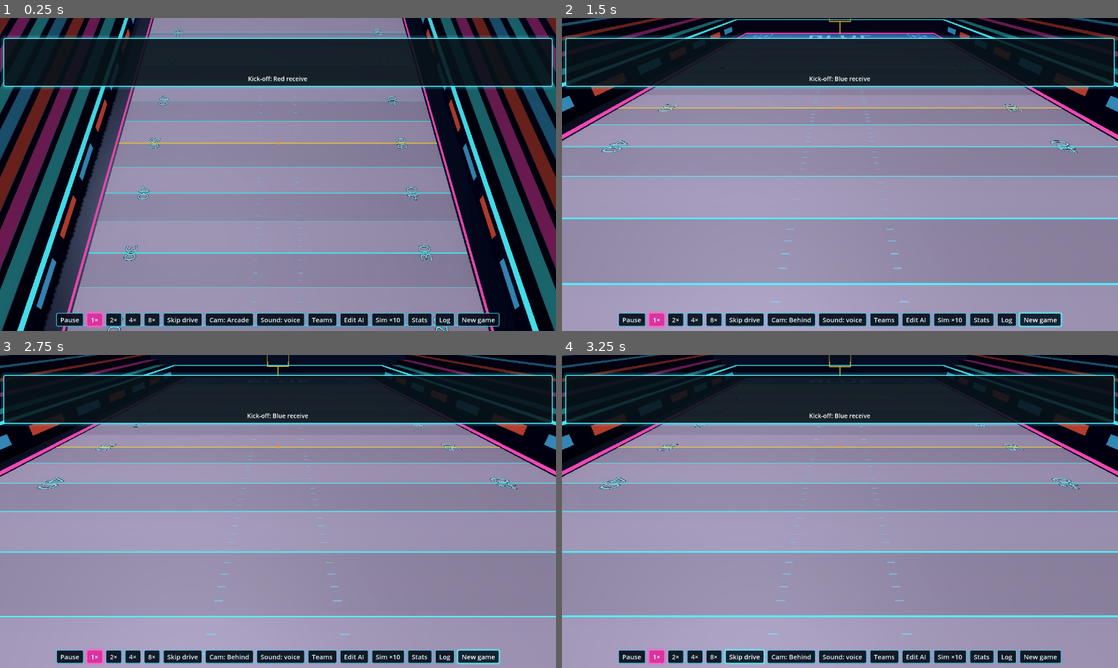
Above: before the commit, frames 1-4 (two rows, left to right).
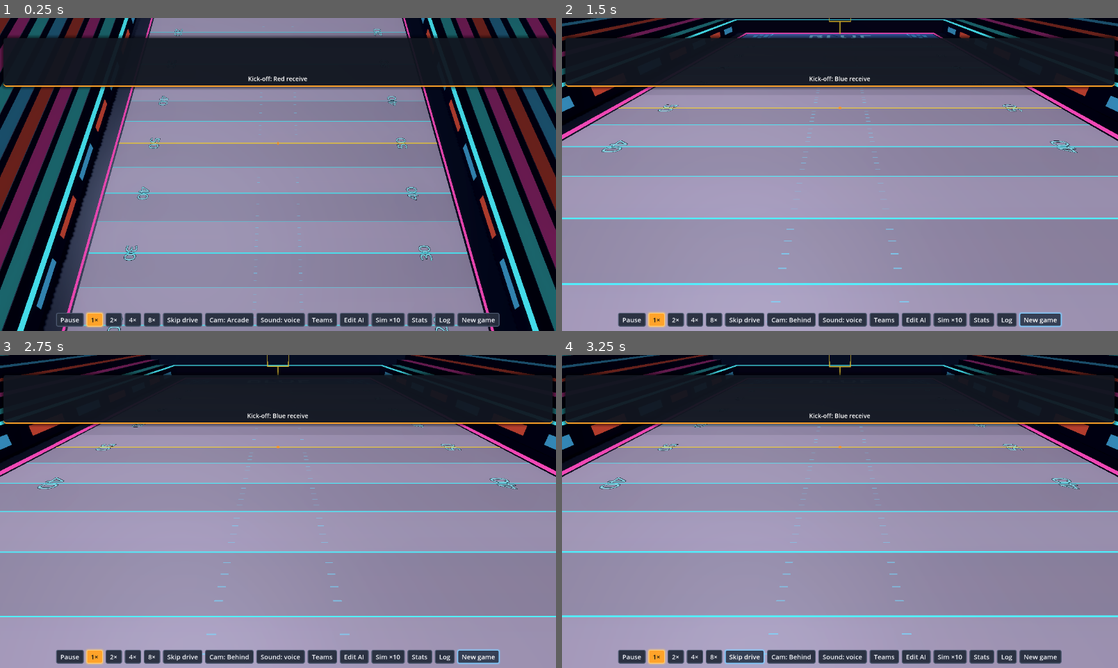
Above: after the commit, the same moments.

Repository: nathandunn/gridiron-bots
Game: Godot game, scene res://scenes/Main.tscn
The game is run twice, just before and just after one commit, with the same random seed, the same clock (stepped at 60 frames per second) and the same inputs.
Inputs:
- Up to frame 1 (0.25 s): no input
- Up to frame 2 (1.5 s): click "Cam: Arcade" at 0.5 s; click "New game" at 1.25 s
- Up to frame 3 (2.75 s): click "New game" at 2 s
- Up to frame 4 (3.25 s): click "Skip drive" at 2.75 s

The runs differ from the first frame. In frame 1, 5.4% of the frame differs, in the area x 0-100%, y 5-99%; in frame 2, 5.4%; in frame 3, 5.4%; in frame 4, 5.4%.
Error in both runs: Out of bounds get index '0' (on base: 'Array') (res://scripts/team.gd:14)

Commit message:
A stadium-broadcast palette for the interface: slate panels, amber accent, sky-blue headings
Co-Authored-By: Claude Opus 5.5 <noreply@anthropic.com>
Claude-Session: https://claude.ai/code/session_01HmE9FLbeVRN99oMBHaGgc2

Diff:
--- a/scripts/hud.gd
+++ b/scripts/hud.gd
@@ -38,9 +38,13 @@
 var _ed_words_box: HFlowContainer
 var _ed_example: Label
 
-const CYAN := Color(0.35, 0.95, 1.0)
-const MAGENTA := Color(1.0, 0.38, 0.8)
-const YELLOW := Color(1.0, 0.88, 0.3)
+## The interface palette: a stadium broadcast look - dark slate panels, stadium-light amber for
+## what matters (titles, the selected choice), sky blue for headings, gold for highlights. (The
+## names are kept from the first neon palette so nothing else has to change.)
+const CYAN := Color(0.5, 0.8, 1.0)          # headings, information
+const MAGENTA := Color(1.0, 0.64, 0.16)     # the accent: titles, selected, the coach's pick
+const YELLOW := Color(1.0, 0.86, 0.36)      # highlights
+const INK := Color(0.08, 0.07, 0.06)        # text on the accent
 const KIND_LABEL := {"coach": "Coaches", "play": "Plays", "ai": "Position brains"}
 const PLAY_HELP := """Assignments, one line per position (OL, WR, DL, LB, CB, S set the whole group):
 QB: pass drop 3|5|7 read WR1 WR2 ... · play action drop 7 read ... · handoff · run sneak
@@ -73,7 +77,7 @@
 	_toast.autowrap_mode = TextServer.AUTOWRAP_OFF
 	_toast.add_theme_font_size_override("font_size", fs + 22)
 	_toast.add_theme_color_override("font_color", YELLOW)
-	_toast.add_theme_color_override("font_outline_color", MAGENTA)
+	_toast.add_theme_color_override("font_outline_color", Color(0.12, 0.06, 0.0))
 	_toast.add_theme_constant_override("outline_size", 12)
 	_toast.mouse_filter = Control.MOUSE_FILTER_IGNORE
 	_toast.visible = false
@@ -98,29 +102,32 @@
 			sb.shadow_color = Color(border, 0.45)
 			sb.shadow_size = glow
 		return sb
-	th.set_stylebox("normal", "Button", mk.call(Color(0.03, 0.05, 0.09, 0.92), Color(0.2, 0.75, 0.9, 0.85)))
-	th.set_stylebox("hover", "Button", mk.call(Color(0.05, 0.1, 0.16, 0.95), CYAN, 4))
-	th.set_stylebox("pressed", "Button", mk.call(Color(0.85, 0.2, 0.62), MAGENTA, 6))
-	th.set_stylebox("hover_pressed", "Button", mk.call(Color(0.95, 0.28, 0.7), MAGENTA, 6))
-	th.set_stylebox("disabled", "Button", mk.call(Color(0.04, 0.05, 0.07, 0.8), Color(0.25, 0.28, 0.32)))
+	th.set_stylebox("normal", "Button", mk.call(Color(0.15, 0.18, 0.24, 0.96), Color(0.3, 0.35, 0.44)))
+	th.set_stylebox("hover", "Button", mk.call(Color(0.2, 0.24, 0.32, 0.98), CYAN, 3))
+	th.set_stylebox("pressed", "Button", mk.call(MAGENTA, Color(1.0, 0.8, 0.45), 4))
+	th.set_stylebox("hover_pressed", "Button", mk.call(MAGENTA.lightened(0.1), Color(1.0, 0.85, 0.55), 4))
+	th.set_stylebox("disabled", "Button", mk.call(Color(0.1, 0.11, 0.14, 0.85), Color(0.2, 0.22, 0.26)))
 	th.set_stylebox("focus", "Button", StyleBoxEmpty.new())
-	th.set_color("font_color", "Button", Color(0.85, 0.97, 1.0))
+	th.set_color("font_color", "Button", Color(0.94, 0.95, 0.97))
 	th.set_color("font_hover_color", "Button", Color.WHITE)
-	th.set_color("font_pressed_color", "Button", Color.WHITE)
-	th.set_color("font_hover_pressed_color", "Button", Color.WHITE)
+	th.set_color("font_pressed_color", "Button", INK)
+	th.set_color("font_hover_pressed_color", "Button", INK)
+	th.set_color("font_disabled_color", "Button", Color(0.48, 0.5, 0.55))
 	var panel := StyleBoxFlat.new()
-	panel.bg_color = Color(0.02, 0.03, 0.06, 0.96)
-	panel.border_color = MAGENTA
-	panel.set_border_width_all(2)
-	panel.set_corner_radius_all(6)
+	panel.bg_color = Color(0.07, 0.09, 0.13, 0.97)
+	panel.border_color = Color(0.26, 0.31, 0.4)
+	panel.set_border_width_all(1)
+	panel.border_width_top = 4
+	panel.border_color = MAGENTA          # an amber bar across the top of every panel
+	panel.set_corner_radius_all(8)
 	panel.set_content_margin_all(12)
-	panel.shadow_color = Color(1.0, 0.3, 0.75, 0.35)
-	panel.shadow_size = 10
+	panel.shadow_color = Color(0, 0, 0, 0.55)
+	panel.shadow_size = 12
 	th.set_stylebox("panel", "PanelContainer", panel)
 	for cls in ["OptionButton"]:
-		th.set_stylebox("normal", cls, mk.call(Color(0.03, 0.05, 0.09, 0.92), Color(0.2, 0.75, 0.9, 0.85)))
-		th.set_stylebox("hover", cls, mk.call(Color(0.05, 0.1, 0.16, 0.95), CYAN, 4))
-		th.set_stylebox("pressed", cls, mk.call(Color(0.05, 0.1, 0.16, 0.95), MAGENTA, 4))
+		th.set_stylebox("normal", cls, mk.call(Color(0.15, 0.18, 0.24, 0.96), Color(0.3, 0.35, 0.44)))
+		th.set_stylebox("hover", cls, mk.call(Color(0.2, 0.24, 0.32, 0.98), CYAN, 3))
+		th.set_stylebox("pressed", cls, mk.call(Color(0.2, 0.24, 0.32, 0.98), MAGENTA, 3))
 	return th
 
 
@@ -153,12 +160,13 @@
 	top.offset_right = -8
 	top.offset_top = 46
 	var sb := StyleBoxFlat.new()
-	sb.bg_color = Color(0.01, 0.02, 0.04, 0.82)
-	sb.border_color = CYAN
-	sb.set_border_width_all(2)
-	sb.set_corner_radius_all(4)
+	sb.bg_color = Color(0.07, 0.09, 0.13, 0.9)
+	sb.border_color = MAGENTA
+	sb.set_border_width_all(0)
+	sb.border_width_bottom = 3
+	sb.set_corner_radius_all(6)
 	sb.set_content_margin_all(8)
-	sb.shadow_color = Color(0.3, 0.9, 1.0, 0.3)
+	sb.shadow_color = Color(0, 0, 0, 0.5)
 	sb.shadow_size = 8
 	top.add_theme_stylebox_override("panel", sb)
 	top.mouse_filter = Control.MOUSE_FILTER_IGNORE
